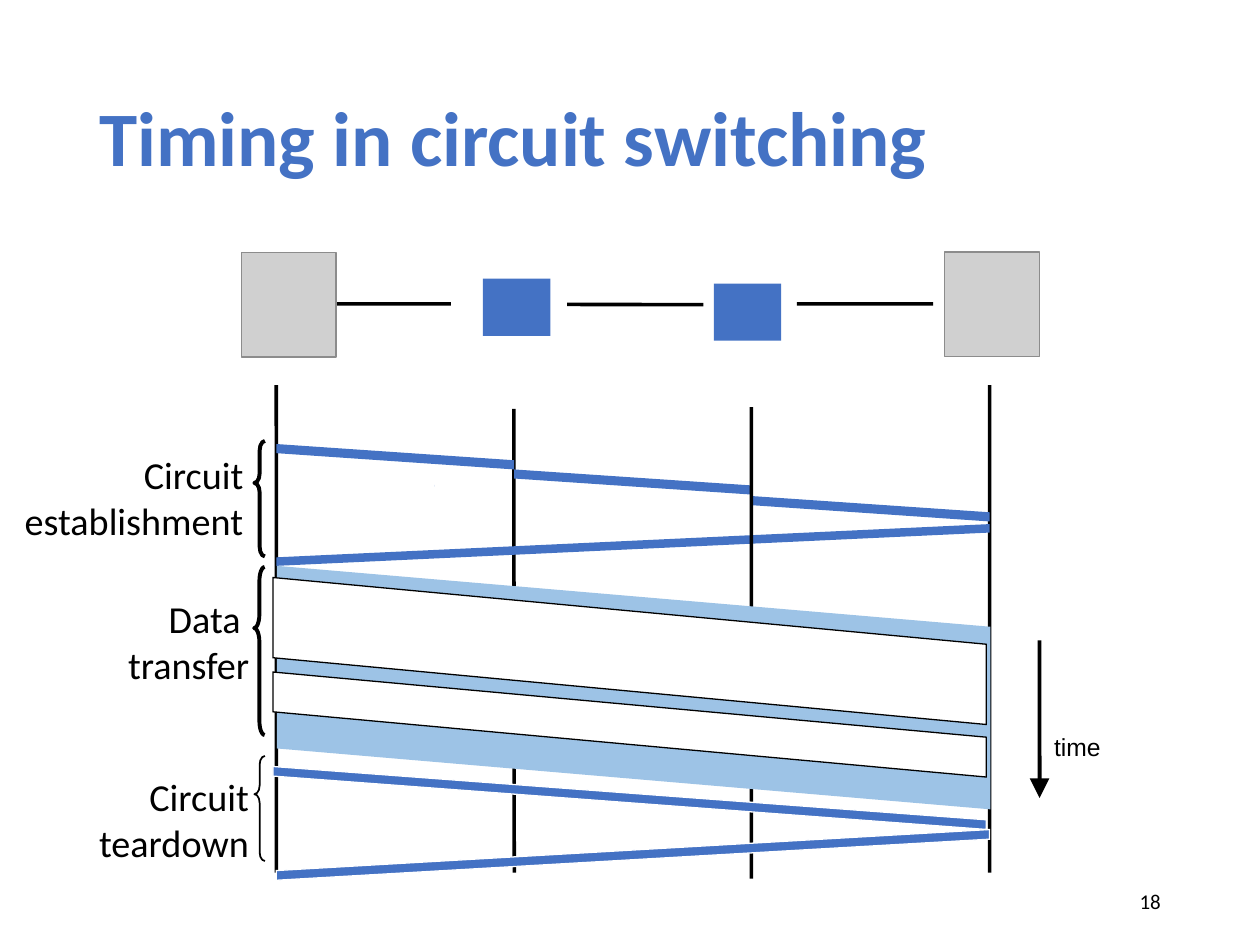
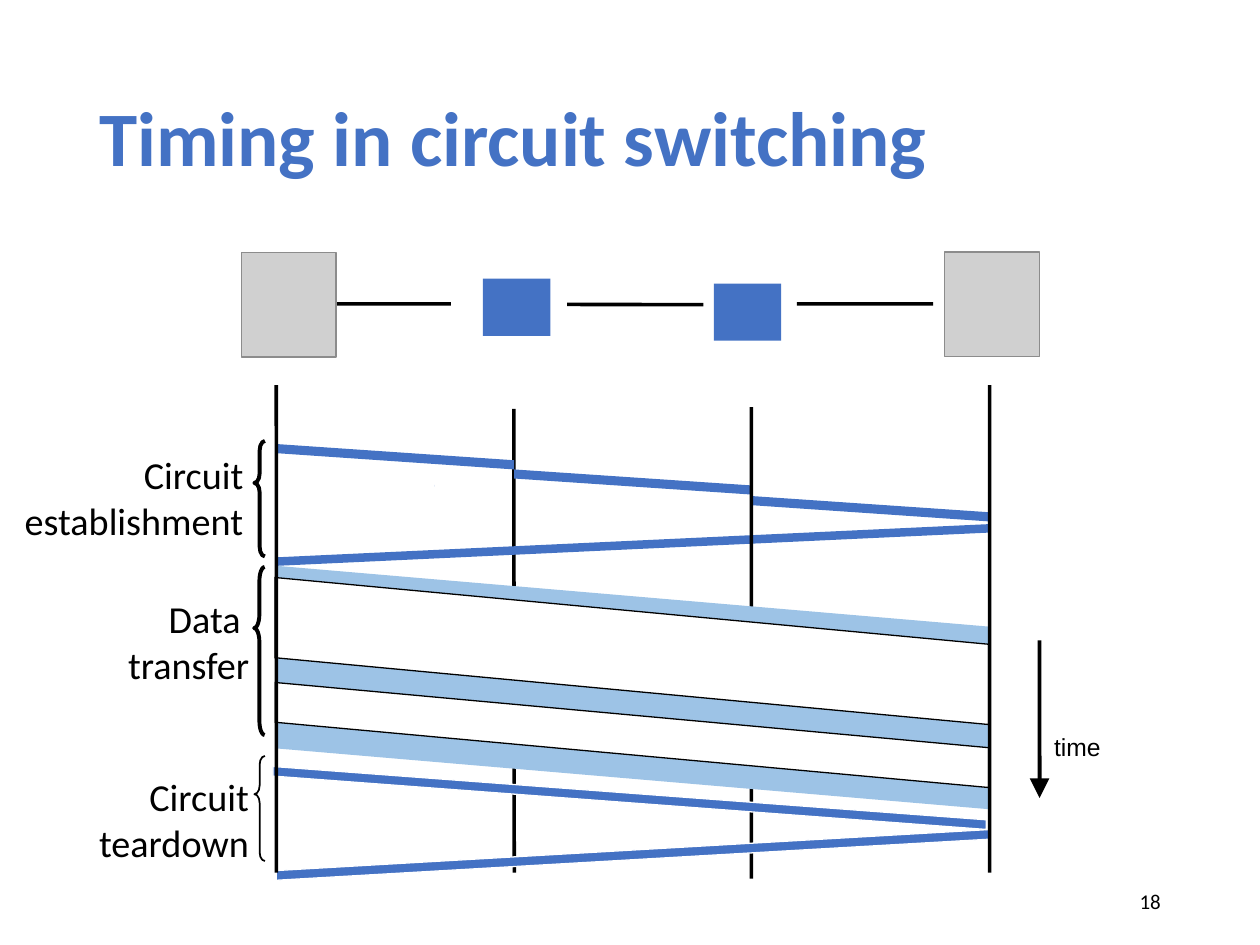
Before and after one commit to xinjin/course-net, a slide deck: slide 18 of slides/lec02_basic.pptx. Drawn at 1260x945 pixels with LibreOffice and Linux fonts; fonts in the diff are those of the drawing; grey boxes stand for pictures; background and template pictures are left out. Boxes give left, top, right and bottom in pixels: in the first picture for what was removed or moved away, otherwise in the second. Text is boxed around its words. In the diff, an @@ line names an element or a change of style, - is before the commit and + after.

```diff
--- a/slides/lec02_basic.pptx
+++ b/slides/lec02_basic.pptx
@@ parallelogram: place and size @@
-parallelogram at box(273, 672, 986, 777)
+parallelogram at box(275, 682, 988, 787)
```
Also in this commit, not shown: 2 other slides changed, 1 slide added, 1 other file.
